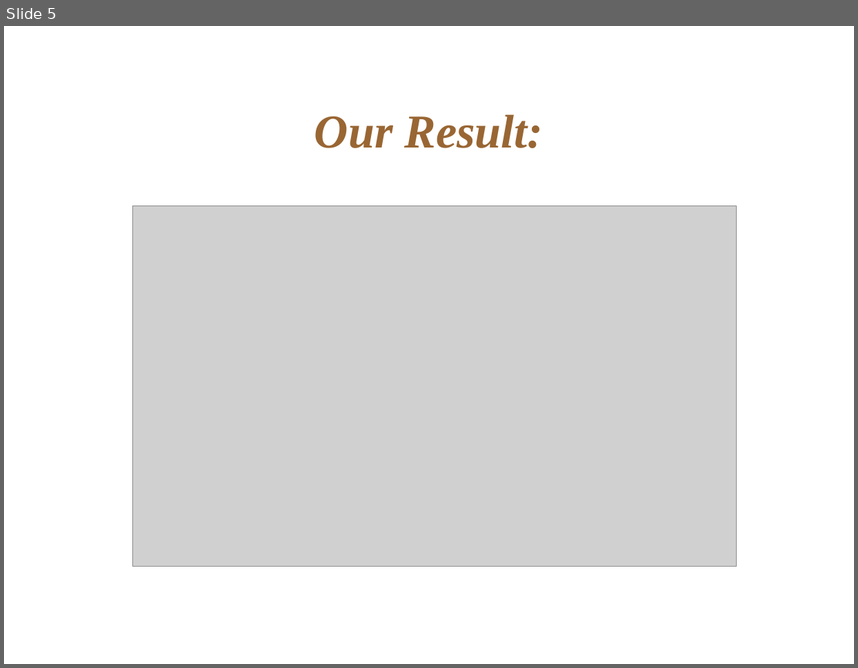
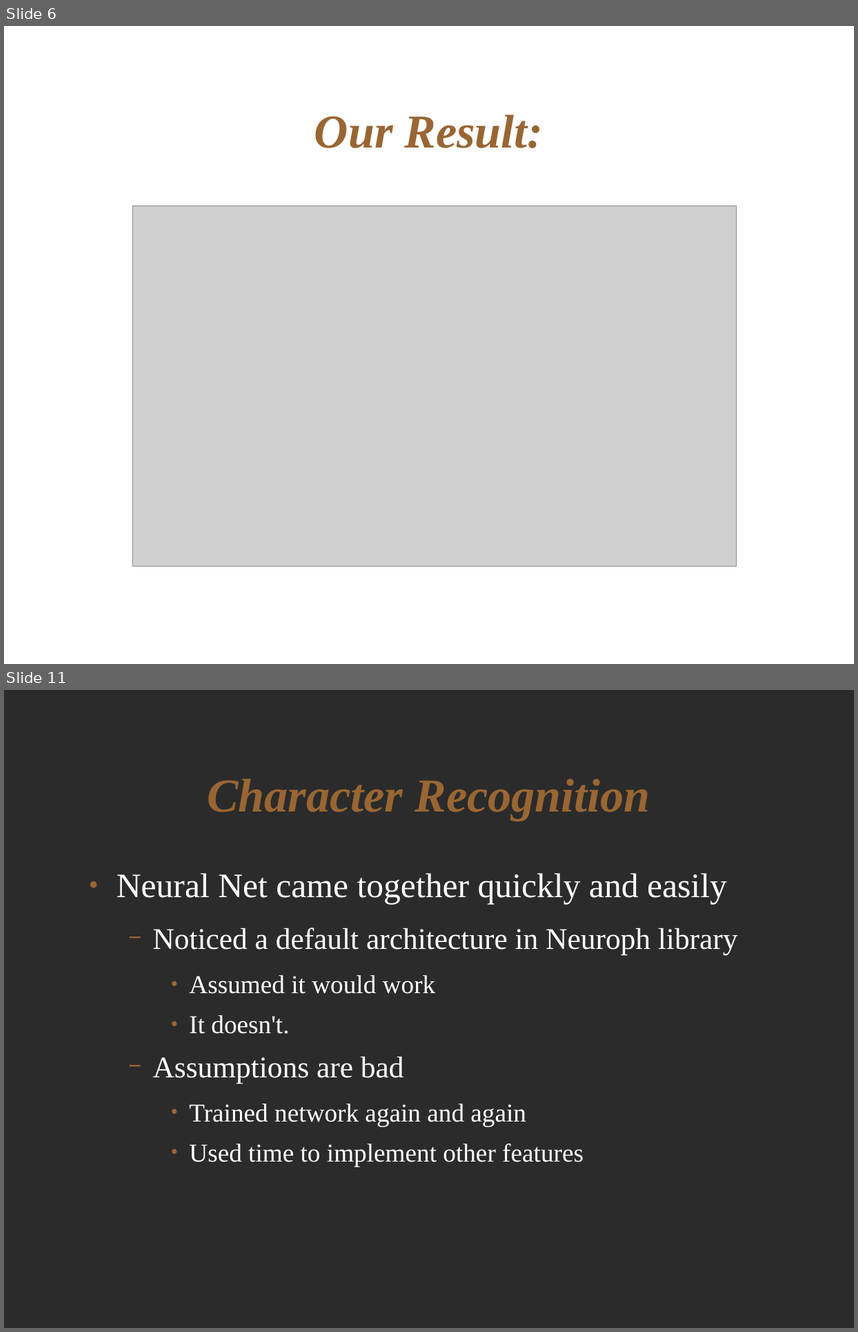
Before and after one commit to cassandracomar/VAFusion2, a slide deck: doc/final_slides.odp. Shown one above the other, each under a label of ours: slide 5 before the commit, slides 6 and 11 after it; the slides between them are not shown. The pictures are 858x668 and 858x1332 pixels, drawn with LibreOffice and Linux fonts; fonts in the diff are those of the drawing; grey boxes stand for pictures; background and template pictures are left out; a plain dark background stands for a picture behind light text. Boxes give left, top, right and bottom in pixels: in the first picture for what was removed or moved away, otherwise in the second. Text is boxed around its words. In the diff, an @@ line names an element or a change of style, - is before the commit and + after.

Commit message:
Finished slides

```diff
--- a/doc/final_slides.odp
+++ b/doc/final_slides.odp
@@ slide 11 added at [4, 690, 854, 1328], background picture (left out) @@
@@ title added at [207, 778, 651, 821], 44 pt, text #996633, bold, italic @@
+Character Recognition
@@ text added at [116, 873, 738, 1166], 24 pt, text #FFFFFF @@
+● Neural Net came together quickly and easily
+  − Noticed a default architecture in Neuroph library
+    ● Assumed it would work
+    ● It doesn't.
+  − Assumptions are bad
+    ● Trained network again and again
+    ● Used time to implement other features
@@ what was slide 5 is now slide 6 @@
```
Also in this commit, not shown: 9 other slides added.
